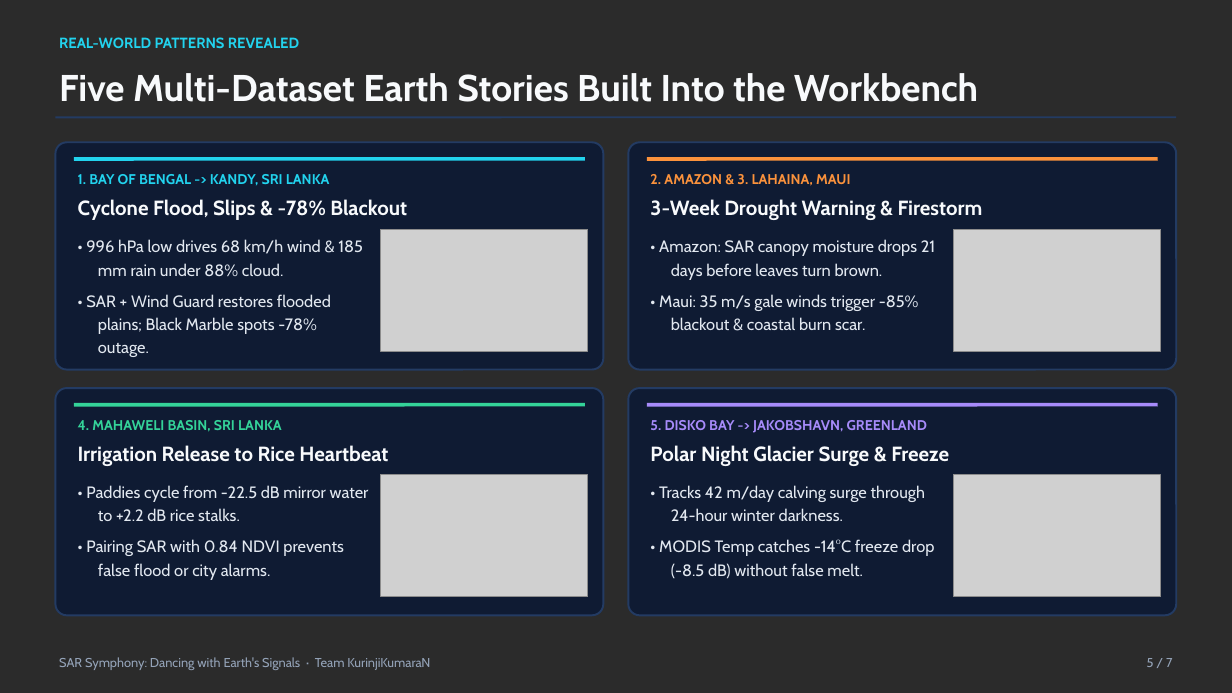
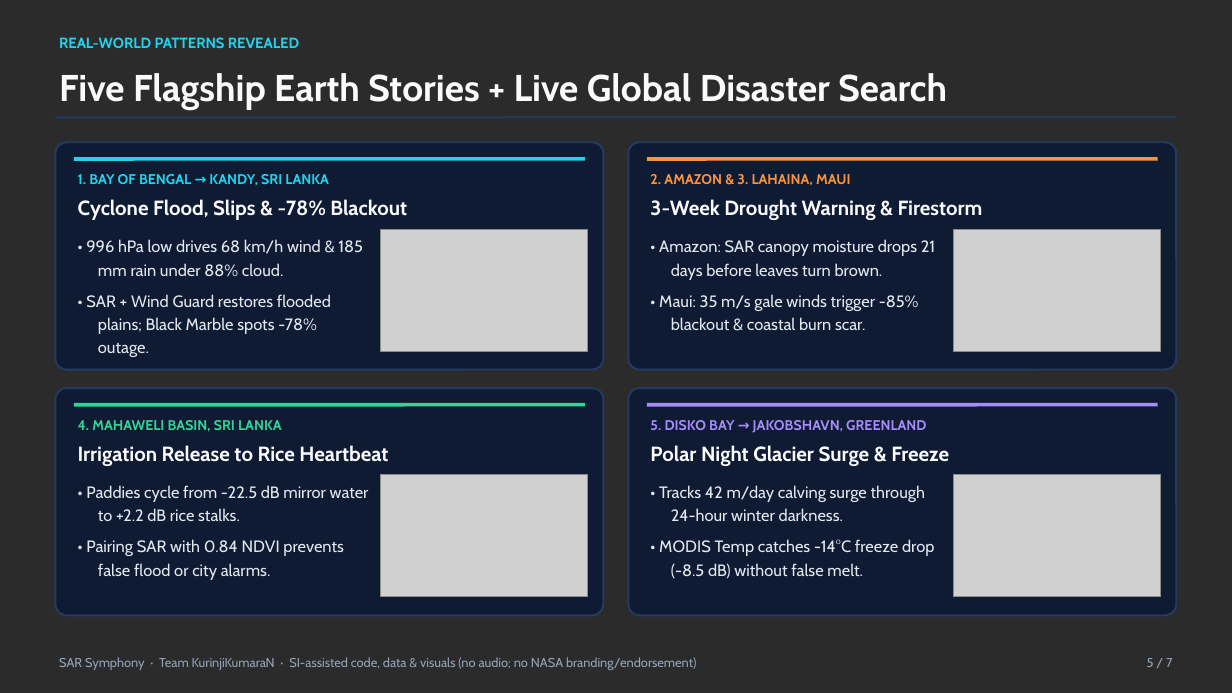
Before and after one commit to relatively-simple/SAR-Symphony, a slide deck: slide 5 of pitch/SAR_Symphony_Dancing_With_The_SARs_Pitch.pptx. Drawn at 1232x693 pixels with LibreOffice and Linux fonts; fonts in the diff are those of the drawing; grey boxes stand for pictures; background and template pictures are left out; a plain dark background stands for a picture behind light text. Boxes give left, top, right and bottom in pixels: in the first picture for what was removed or moved away, otherwise in the second. Text is boxed around its words. In the diff, an @@ line names an element or a change of style, - is before the commit and + after.

Commit message:
Add NASA Space Apps SI compliance watermarks, metadata disclosures, and optimize studio

```diff
--- a/pitch/SAR_Symphony_Dancing_With_The_SARs_Pitch.pptx
+++ b/pitch/SAR_Symphony_Dancing_With_The_SARs_Pitch.pptx
@@ text at (59, 73, 947, 110): text changed @@
-Five Multi-Dataset Earth Stories Built Into the Workbench
+Five Flagship Earth Stories + Live Global Disaster Search
@@ text at (78, 174, 329, 185): text changed @@
-1. BAY OF BENGAL -> KANDY, SRI LANKA
+1. BAY OF BENGAL → KANDY, SRI LANKA
@@ text at (650, 420, 926, 433): text changed @@
-5. DISKO BAY -> JAKOBSHAVN, GREENLAND
+5. DISKO BAY → JAKOBSHAVN, GREENLAND
@@ text at (59, 657, 696, 670): text changed @@
-SAR Symphony: Dancing with Earth's Signals · Team KurinjiKumaraN
+SAR Symphony · Team KurinjiKumaraN · SI-assisted code, data & visuals (no audio; no NASA branding/endorsement)
```
Also in this commit, not shown: 5 other slides changed, 1 slide added, 1 slide removed, 42 other files.
